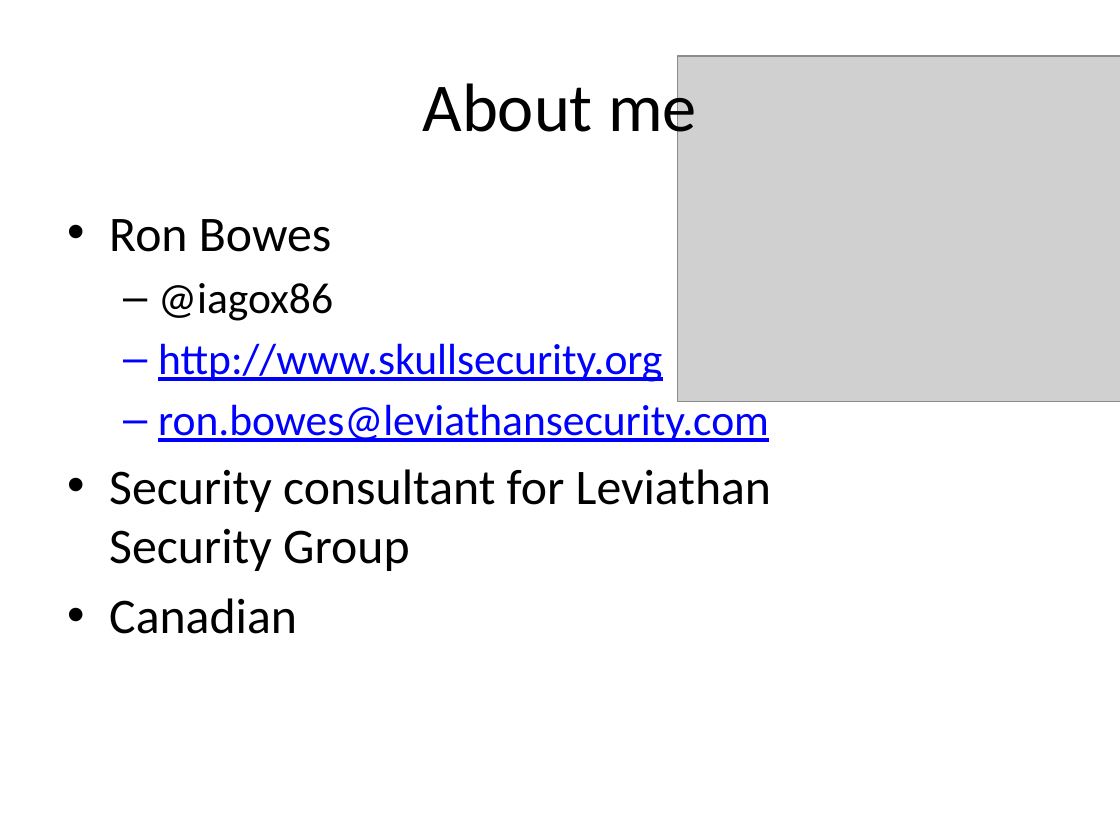
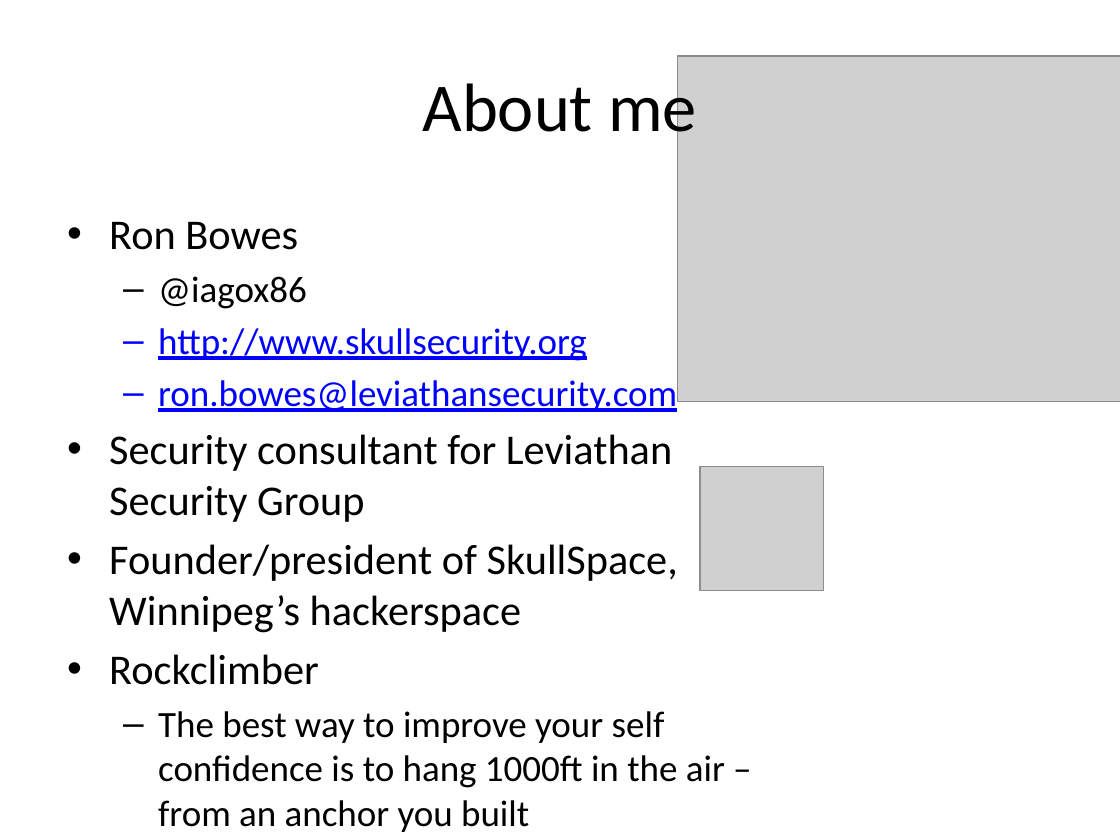
Before and after one commit to iagox86/2013-02-Shmoocon-talk, a slide deck: slide 2 of Shmoocon.pptx. Drawn at 1120x840 pixels with LibreOffice and Linux fonts; fonts in the diff are those of the drawing; grey boxes stand for pictures. Boxes give left, top, right and bottom in pixels: in the first picture for what was removed or moved away, otherwise in the second. Text is boxed around its words. In the diff, an @@ line names an element or a change of style, - is before the commit and + after.

```diff
--- a/Shmoocon.pptx
+++ b/Shmoocon.pptx
@@ text at box(109, 221, 677, 522): size 32 to 27.2 pt in "Ron Bowes", "Security consultant for Leviathan Security Group"; size 28 to 23.8 pt in "@iagox86", "http://www.skullsecurity.org", "ron.bowes@leviathansecurity.com" @@
@@ picture added at box(700, 467, 823, 590) @@
@@ text at box(109, 544, 725, 832): text changed; size 32 to 23.8 pt @@
-• Canadian
+• Founder/president of SkullSpace, Winnipeg’s hackerspace
+• Rockclimber
+  – The best way to improve your self confidence is to hang 1000ft in the air – from an anchor you built
```
Also in this commit, not shown: 3 other slides changed, 4 slides added, 1 slide removed, 1 other file.
